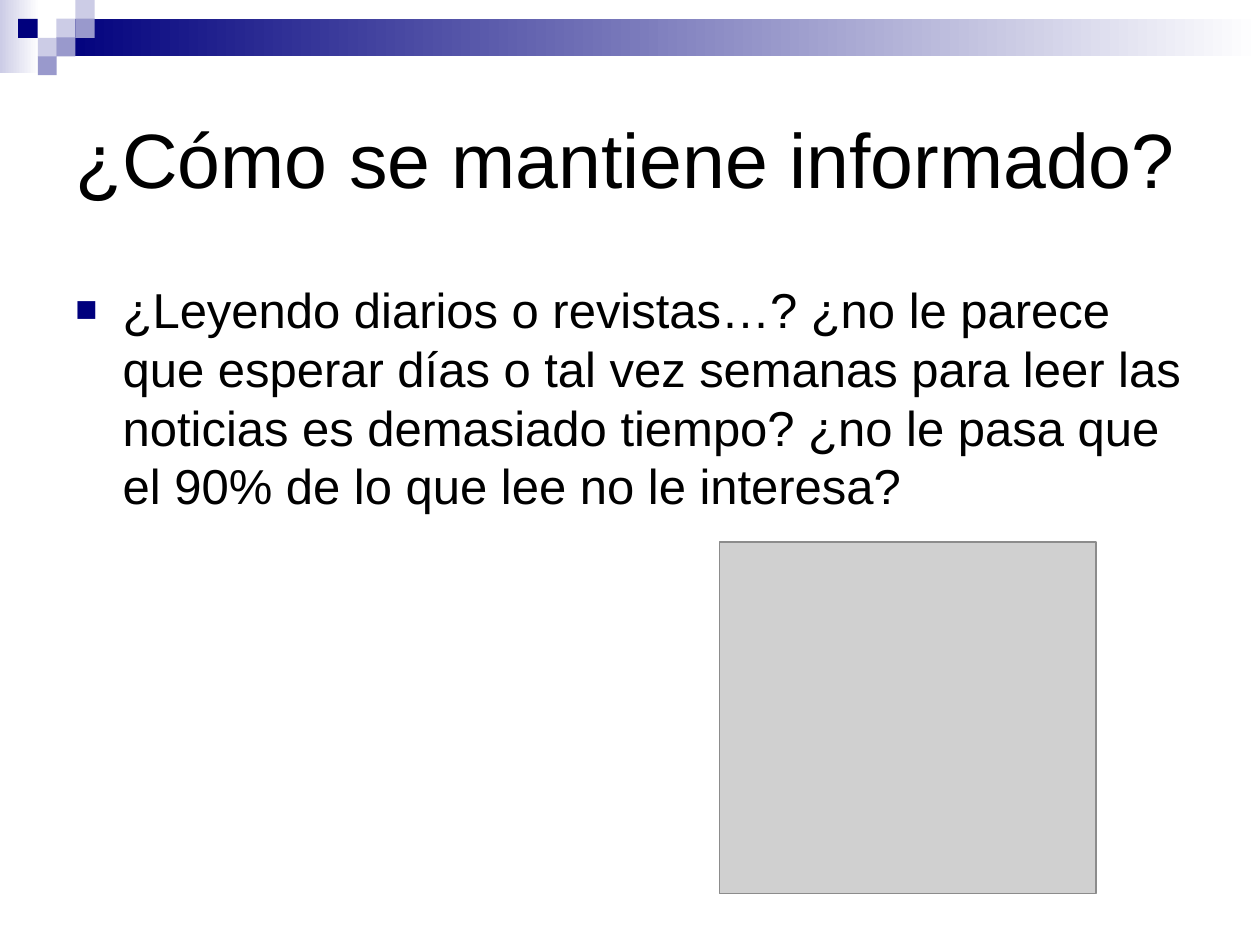
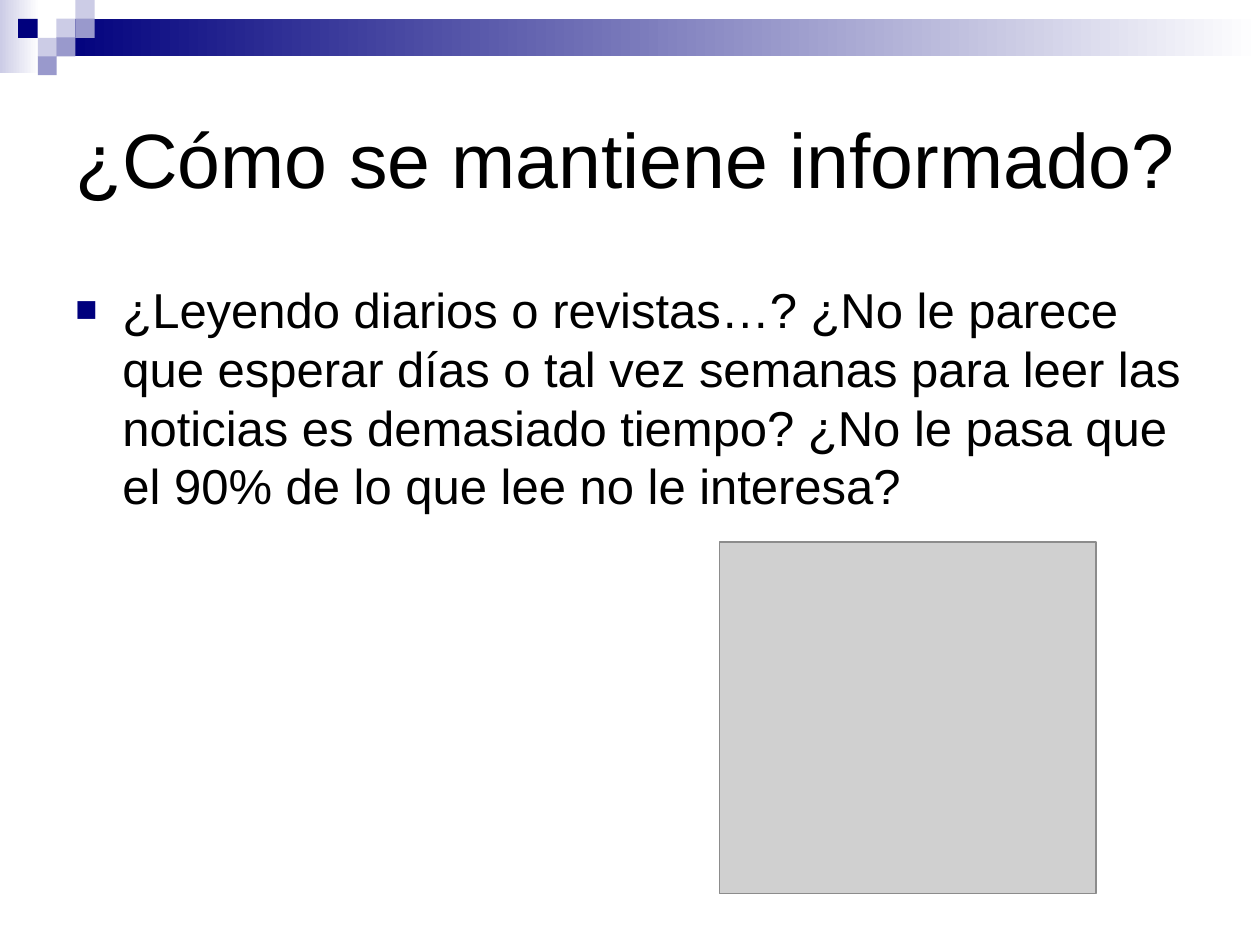
Before and after one commit to pablorusso/breader, a slide deck: slide 3 of disenio/presentacion.ppt. Drawn at 1260x945 pixels with LibreOffice and Linux fonts; fonts in the diff are those of the drawing; grey boxes stand for pictures. Boxes give left, top, right and bottom in pixels: in the first picture for what was removed or moved away, otherwise in the second. Text is boxed around its words. In the diff, an @@ line names an element or a change of style, - is before the commit and + after.

```diff
--- a/disenio/presentacion.ppt
+++ b/disenio/presentacion.ppt
@@ text at [122, 292, 1181, 515]: text changed @@
-■ ¿Leyendo diarios o revistas…? ¿no le parece que esperar días o tal vez semanas para leer las noticias es demasiado tiempo? ¿no le pasa que el 90% de lo que lee no le interesa?
+■ ¿Leyendo diarios o revistas…? ¿No le parece que esperar días o tal vez semanas para leer las noticias es demasiado tiempo? ¿No le pasa que el 90% de lo que lee no le interesa?
```
Also in this commit, not shown: 10 other slides changed.
